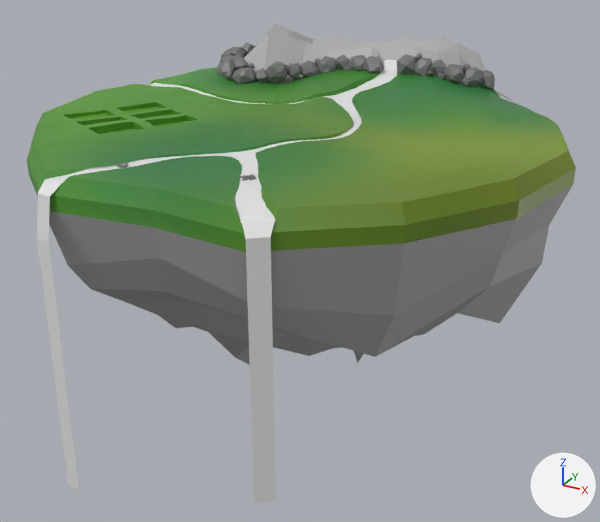
What one commit did to the FBX model Assets/Graphic/Meshes/S_Island.fbx.
Before and after are seen from a camera (50 mm lens) standing at (-73.0, -224.0, 72.0) and looking at (-195.0, -2.0, -39.0). Every picture has the same lights, and +X, +Y and +Z are marked at lower right. Where no turn or scale is listed for an object, it has been applied to the vertices. Vertices at the same position are counted once.

Names of what the first picture shows: 'Top_Island_without_mod.001'.
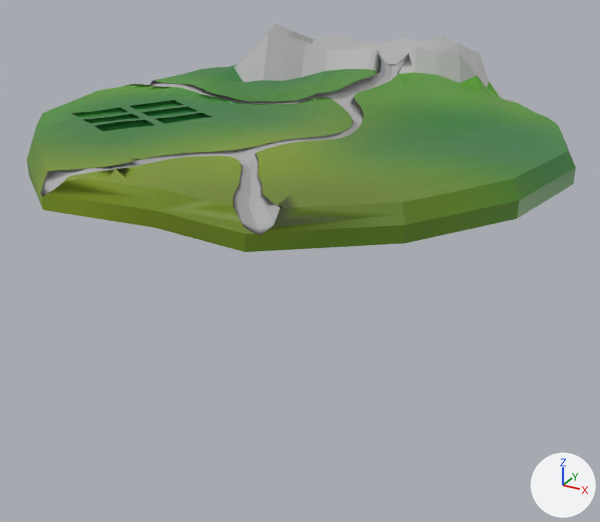
The newer file is also turned or shifted as a whole; pictures and numbers use the older file's frame.

Scene script edits in JSON lines:
```json
{"block": "me_sphere_022", "where": "# used by ob_top_island_without_mod_001; location = (-205.0, 21.5, -0.9)"}
{"op": "remove", "block": "me_sphere_022", "code": "me_sphere_022.from_pydata(...)  # 2174 vertices, 1989 faces; spans x -75.0..93.0, y -107.0..69.0, z -85.0..28.0"}
{"op": "remove", "block": "me_sphere_022", "code": "me_sphere_022.materials.append(mat_m_rocks)  # grey #727272"}
{"op": "remove", "block": "me_sphere_022", "code": "me_sphere_022.materials.append(mat_m_water)  # white #e7e7e7"}
{"op": "add", "block": "me_sphere_022", "code": "me_sphere_022.from_pydata(...)  # 888 vertices, 670 faces; spans x -75.0..93.0, y -105.0..69.0, z 1.0..28.0"}
{"block": "me_sphere_022", "change": "me_sphere_022 part 1: 59 loose pieces with 1146 vertices, spanning x -75.0..93.0, y -105.0..69.0, z -82.0..22.0, are deleted"}
{"block": "me_sphere_022", "change": "me_sphere_022 part 2: 29 vertices moved from x -58.0..-15.0, y -64.0..-27.0, z 8.0..11.0 to x -57.0..-20.0, y -61.0..-33.0, z 8.0..11.0; 214 vertices removed from x -70.0..46.0, y -107.0..43.0, z -85.0..18.0; 74 vertices added at x -73.0..92.0, y -100.0..67.0, z 7.0..17.0"}
{"block": "me_sphere_022", "change": "me_sphere_022 part 3: 588 kept faces spanning x -75.0..93.0, y -105.0..69.0, z 1.0..28.0 get new texture (UV) coordinates"}
{"block": "me_sphere_022", "change": "me_sphere_022 part 4: 131 faces spanning x -69.0..45.0, y -103.0..31.0, z 6.0..15.0 switch from mat_m_grassland (picture img_grass_jpg) to mat_m_bottom_island (grey #adadad)"}
```

Boxes (x1, y1, x2, y2) around the edits, measured in the pictures (600 x 522 px):
```json
{"object": "Top_Island_without_mod.001", "change": "reshaped", "before": [27, 23, 576, 503], "after": [27, 23, 576, 252], "on screen": "52% shorter"}
{"part": 1, "of": "me_sphere_022", "change": "deleted", "before": [49, 42, 573, 365]}
{"part": 2, "of": "me_sphere_022", "change": "cut back", "before": [37, 59, 397, 503], "after": [27, 90, 576, 233]}
{"part": 3, "of": "me_sphere_022", "change": "surface changed", "before": [28, 44, 576, 252], "after": [28, 44, 576, 252]}
{"part": 4, "of": "me_sphere_022", "change": "recoloured", "before": [45, 72, 381, 223], "after": [45, 72, 381, 223], "on screen": "green to grey"}
```
